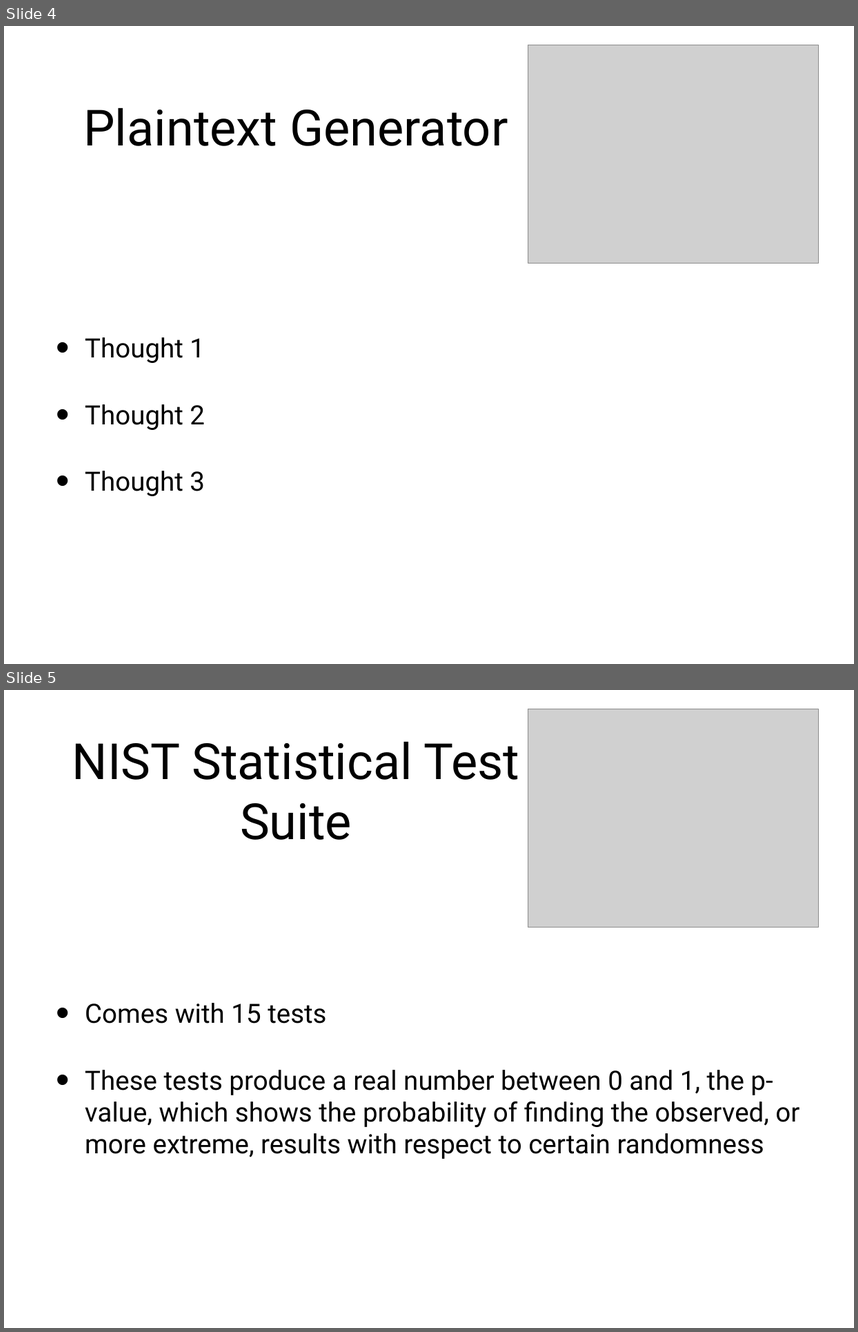
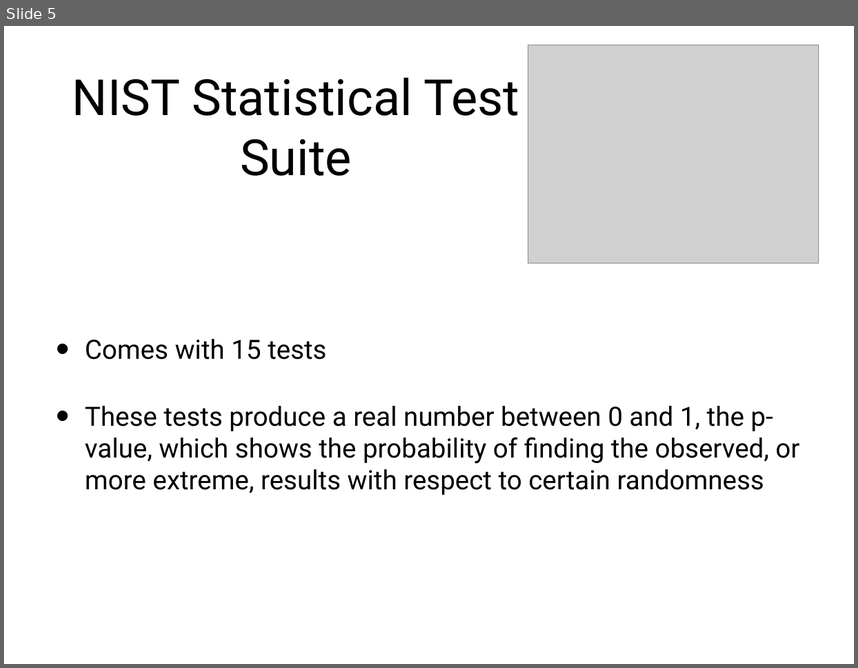
Before and after one commit to drake-smu/MainFrame_7349, a slide deck: reports/presentation.pptx. Shown one above the other, each under a label of ours: slides 4 and 5 before the commit, slide 5 after it. The pictures are 858x1332 and 858x668 pixels, drawn with LibreOffice and Linux fonts; fonts in the diff are those of the drawing; grey boxes stand for pictures. Boxes give left, top, right and bottom in pixels: in the first picture for what was removed or moved away, otherwise in the second. Text is boxed around its words. In the diff, an @@ line names an element or a change of style, - is before the commit and + after.

```diff
--- a/reports/presentation.pptx
+++ b/reports/presentation.pptx
@@ slide 4 removed at bbox=[4, 26, 854, 664], background #FFFFFF @@
@@ picture removed at bbox=[528, 45, 818, 263] @@
@@ title removed at bbox=[83, 108, 508, 146] @@
-  Plaintext Generator
@@ text removed at bbox=[85, 337, 205, 496] @@
-• Thought 1
-• Thought 2
-• Thought 3
```
Also in this commit, not shown: 3 slides changed, 3 slides added, 2 other slides removed.
